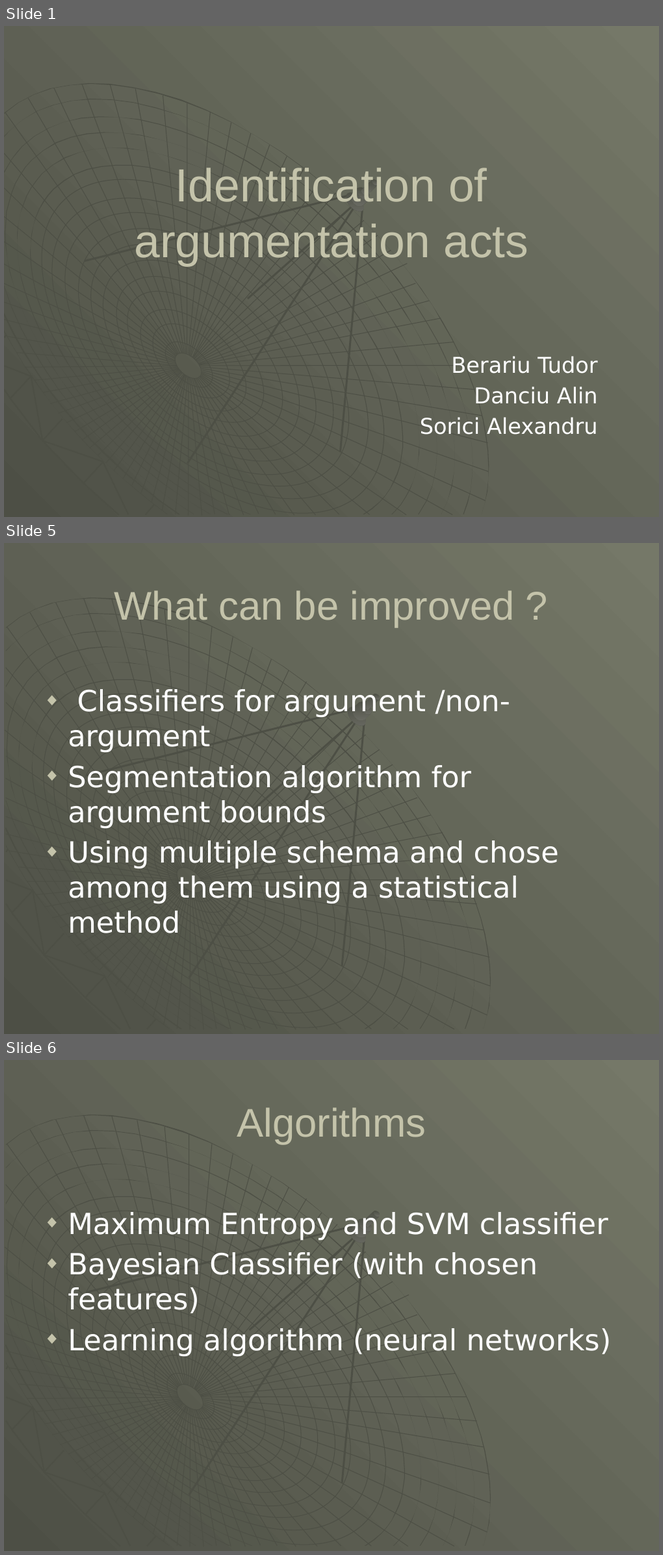
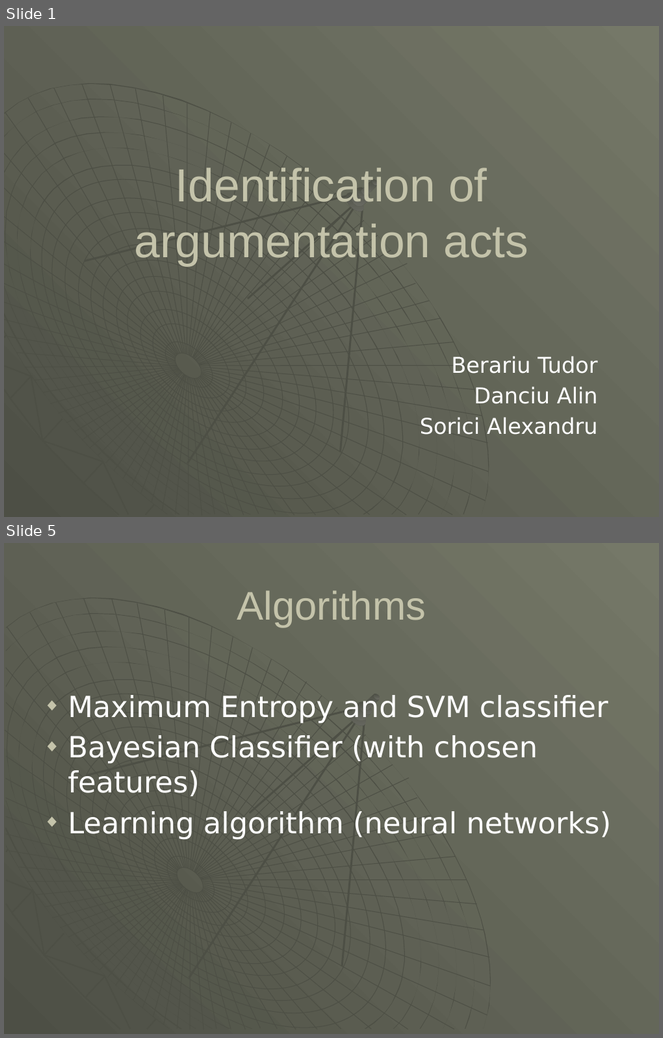
Before and after one commit to asorici/argument-act, a slide deck: presentations/milestone_3/Identification of argumentation acts in chat conversations.pptx. Shown one above the other, each under a label of ours: slides 1, 5 and 6 before the commit, slides 1 and 5 after it; the slides between them are not shown. The pictures are 663x1555 and 663x1038 pixels, drawn with LibreOffice and Linux fonts; fonts in the diff are those of the drawing. Boxes give left, top, right and bottom in pixels: in the first picture for what was removed or moved away, otherwise in the second. Text is boxed around its words. In the diff, an @@ line names an element or a change of style, - is before the commit and + after.

```diff
--- a/presentations/milestone_3/Identification of argumentation acts in chat conversations.pptx
+++ b/presentations/milestone_3/Identification of argumentation acts in chat conversations.pptx
@@ slide 5 removed at bbox=[4, 543, 659, 1034], background gradient #4D4F45 to #757868; not listed: 112 template elements that a slide beside it also shows @@
@@ title removed at bbox=[114, 590, 514, 627] @@
-What can be improved ?
@@ text removed at bbox=[68, 689, 559, 934] @@
-◆ Classifiers for argument /non-argument
-◆ Segmentation algorithm for argument bounds
-◆ Using multiple schema and chose among them using a statistical method
@@ what was slide 6 is now slide 5 @@
```
Also in this commit, not shown: 3 slides changed, 4 slides added, 1 other slide removed, 11 other files.
